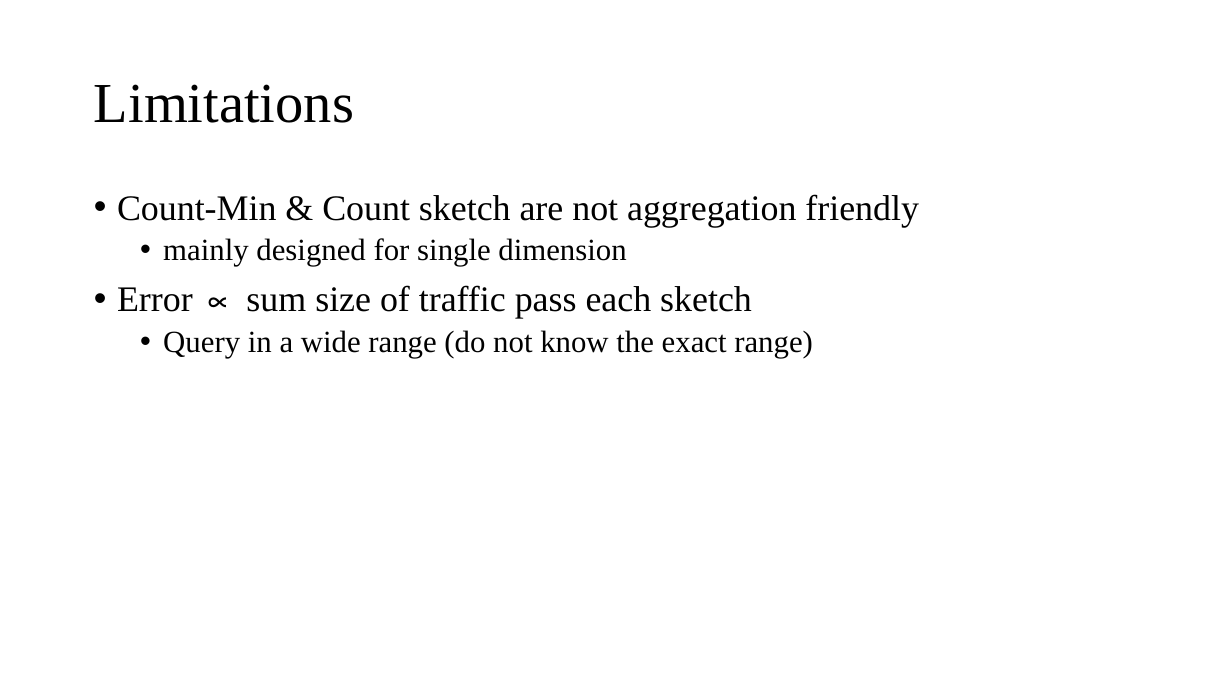
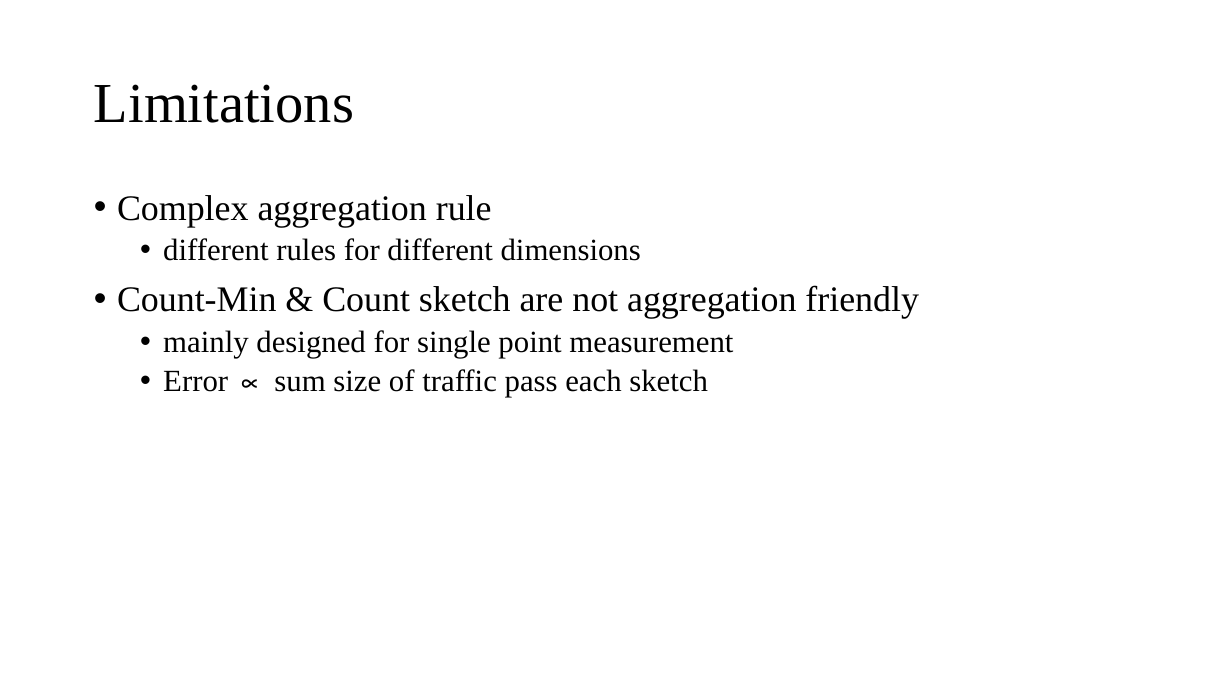
Before and after one commit to Lipox/Dimension, a slide deck: slide 6 of dimensions.pptx (slide 10 before the commit). Drawn at 1232x693 pixels with LibreOffice and Linux fonts; fonts in the diff are those of the drawing. Boxes give left, top, right and bottom in pixels: in the first picture for what was removed or moved away, otherwise in the second. Text is boxed around its words. In the diff, an @@ line names an element or a change of style, - is before the commit and + after.

```diff
--- a/dimensions.pptx
+++ b/dimensions.pptx
@@ text at [117, 195, 641, 261]: paragraphs added @@
+• Complex aggregation rule
+  • different rules for different dimensions
@@ text at [163, 330, 733, 358]: text changed @@
-  • mainly designed for single dimension
+  • mainly designed for single point measurement
@@ text at [163, 330, 813, 358]: paragraph removed @@
-  • Query in a wide range (do not know the exact range)
@@ text at [163, 369, 708, 397]: size 28 to 24 pt in "Error ∝ sum size of traffic pass ..."; list level 1 to 2 in "Error ∝ sum size of ..." @@
```
Also in this commit, not shown: 6 other slides changed, 2 slides added, 8 slides removed.
